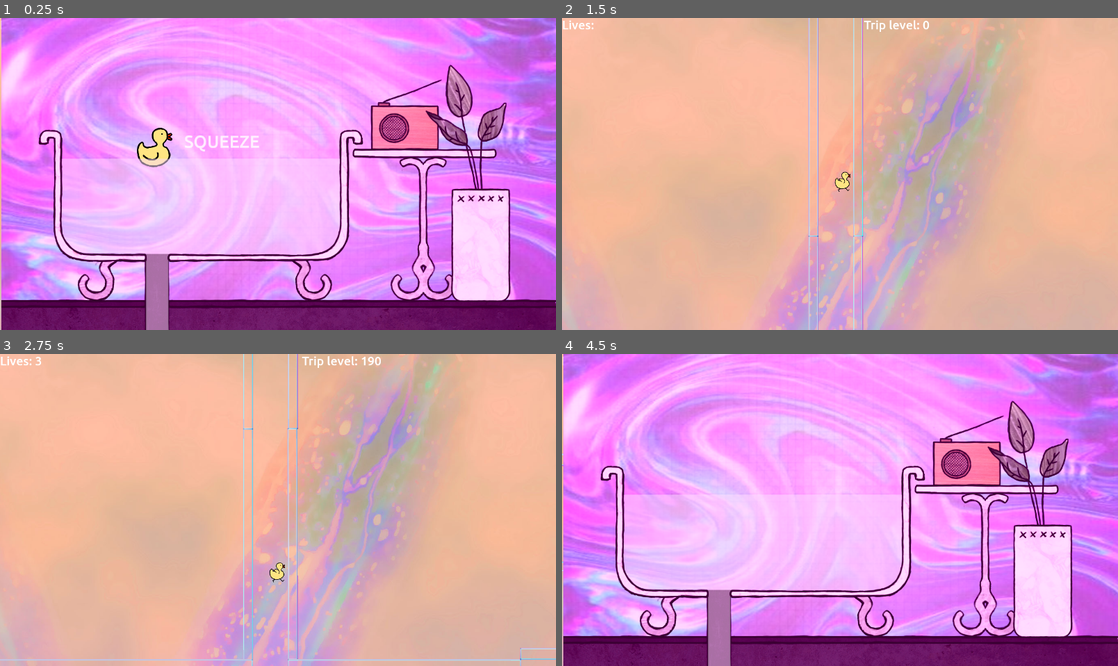
Above: before the commit, frames 1-4 (two rows, left to right).
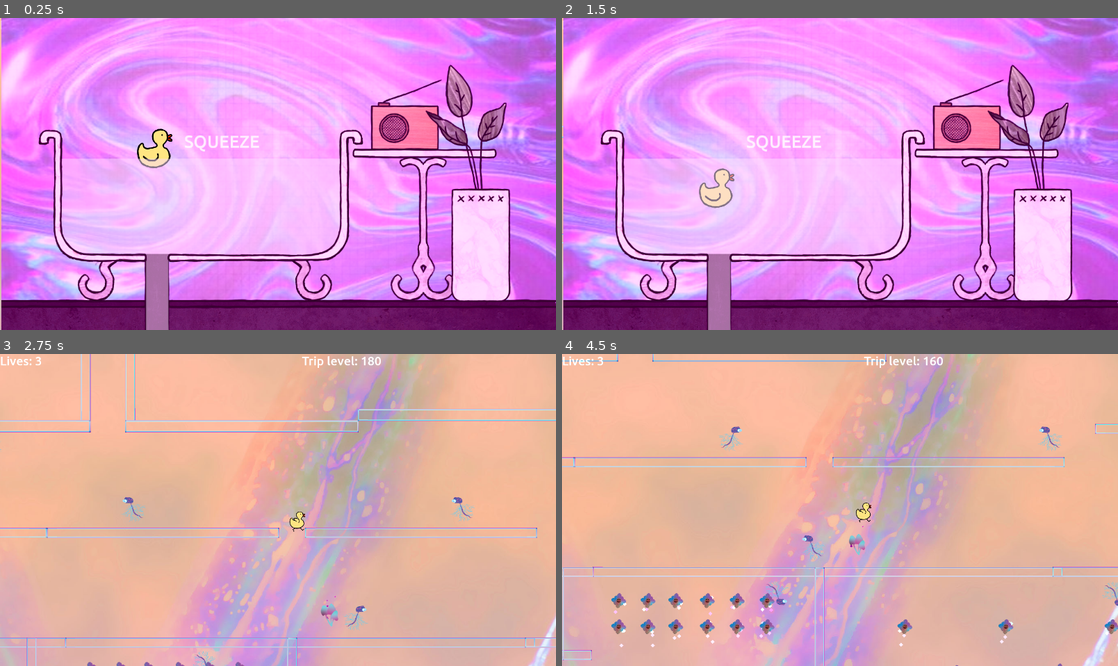
Above: after the commit, the same moments.

Repository: safety-ducks/duck-on-drug
Game: Godot game, scene res://scenses/MainScene.tscn
Same seed, same stepped clock (60 frames per second), same inputs: the game is played once before the commit and once after it. Sound files missing from this copy of the repository are replaced by a short silence.
Inputs (mouse positions are in pixels of both pictures, inside the frame that each line leads up to):
- Up to frame 1 (0.25 s): no input
- Up to frame 2 (1.5 s): click (717, 149) at 0.5 s; tap Enter at 1.25 s; hold Right from 1.28 s (still down); hold Shift from 1.28 s (still down)
- Up to frame 3 (2.75 s): keep holding Right; tap Space at 1.52, 2.27 s; release Shift at 2.03 s; tap Enter at 2.1 s
- Up to frame 4 (4.5 s): release Right at 2.78 s; hold Left 2.78-3.53 s; hold Ctrl 2.78-3.53 s; hold Right from 3.53 s (still down); tap Shift at 3.6 s; tap Space at 3.77 s; hold Enter from 4.28 s (still down)

The runs differ from the first frame. In frame 1, 0.2% of the frame differs, in the area x 24-32%, y 35-49%; in frame 2, 100%; in frame 3, 21%; in frame 4, 100%, in the area x 0-100%, y 0-100%.
Error after the commit: Parse Error: Parse error: Spaces used before tabs on a line (res://scenses/Node.gd:22)

Commit message:
full screen

Diff:
--- a/project.godot
+++ b/project.godot
@@ -31,6 +31,14 @@
 window/stretch/mode="viewport"
 window/stretch/aspect="keep"
 
+[input]
+
+toggle_fullscreen={
+"deadzone": 0.5,
+"events": [ Object(InputEventKey,"resource_local_to_scene":false,"resource_name":"","device":0,"alt":false,"shift":false,"control":false,"meta":false,"command":false,"pressed":false,"scancode":16777254,"unicode":0,"echo":false,"script":null)
+ ]
+}
+
 [rendering]
 
 environment/default_environment="res://default_env.tres"
--- a/scenses/LSD.tscn
+++ b/scenses/LSD.tscn
@@ -51,6 +51,7 @@
 emission_box_extents = Vector3( 30, 30, 30 )
 flag_disable_z = true
 gravity = Vector3( 0, 10, 0 )
+angular_velocity = 5.02117e+16
 orbit_velocity = 0.0
 orbit_velocity_random = 0.0
 angle = 45.0
--- a/scenses/MainScene.tscn
+++ b/scenses/MainScene.tscn
@@ -123,7 +123,6 @@
 position = Vector2( 530.495, 448.313 )
 scale = Vector2( 0.4, 0.4 )
 frames = SubResource( 2 )
-frame = 1
 playing = true
 
 [node name="TextureRect" type="TextureRect" parent="CanvasLayer/UI/Texture"]
--- a/scenses/Node.gd
+++ b/scenses/Node.gd
@@ -18,3 +18,5 @@
 	if Input.is_key_pressed(KEY_ENTER) or Input.is_key_pressed(KEY_ESCAPE):
 		visible = not visible
 		get_parent().get_tree().paused = visible
+	if ev.is_action_pressed("toggle_fullscreen"):
+    	OS.window_fullscreen = !OS.window_fullscreen
